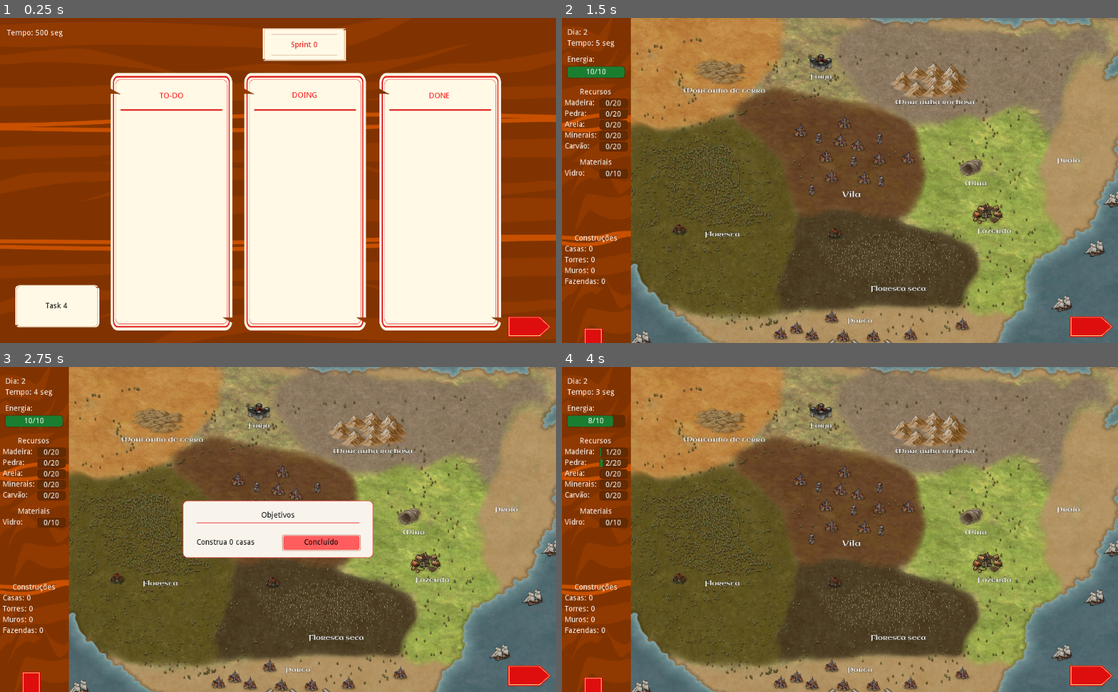
Above: before the commit, frames 1-4 (two rows, left to right).
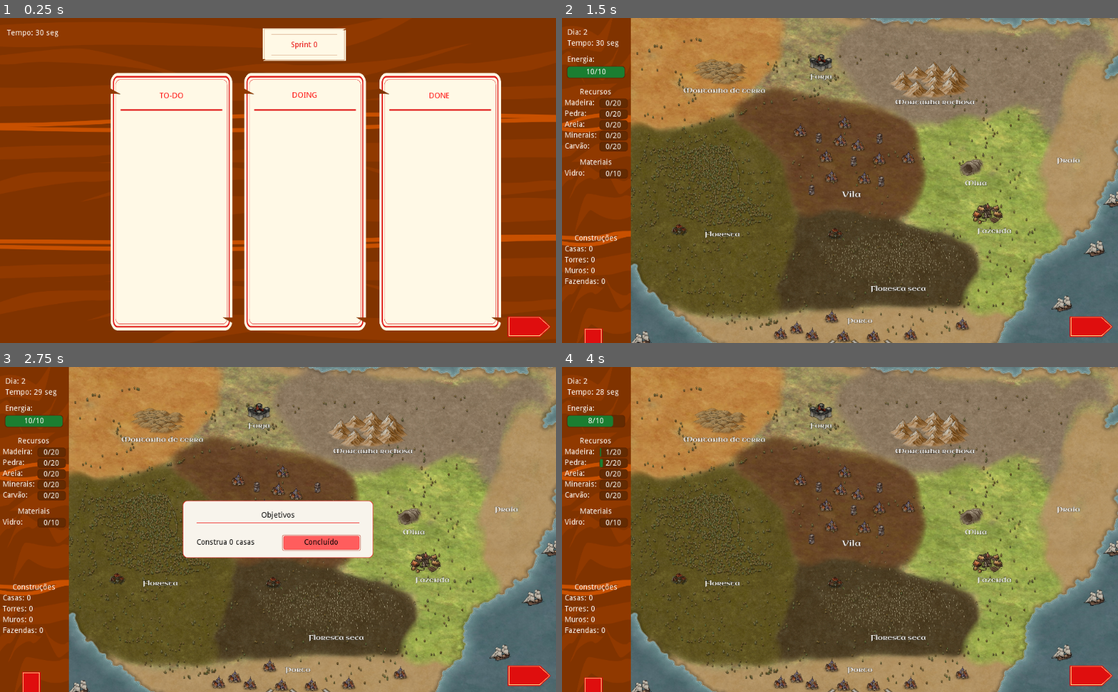
Above: after the commit, the same moments.

Repository: Gebp/TCC
Game: Godot game, scene res://Telas/3-Planejamento.tscn
The game is run twice, just before and just after one commit, with the same random seed, the same clock (stepped at 60 frames per second) and the same inputs. This scene is started directly instead of the project's main scene.
Inputs (mouse positions are in pixels of both pictures, inside the frame that each line leads up to):
- Up to frame 1 (0.25 s): no input
- Up to frame 2 (1.5 s): click (1090, 326) at 0.5 s; click (1090, 326) at 1.25 s
- Up to frame 3 (2.75 s): click (33, 691) at 2 s
- Up to frame 4 (4 s): click (712, 536) at 2.75 s; click (928, 428) at 3.5 s

The runs differ from the first frame. In frame 1, 2.0% of the frame differs, in the area x 2-18%, y 3-96%; in frame 2, less than 0.1%; in frame 3, less than 0.1%; in frame 4, less than 0.1%.

Commit message:
Ajustes

Diff:
--- a/Agile_Vilage/Scripts/Btn_scripts/btn_p3.gd
+++ /dev/null
@@ -1,4 +0,0 @@
-extends Control
-
-func _on_Executar_pressed():
-	get_tree().change_scene("res://Telas/4-Execucao.tscn")
--- a/Agile_Vilage/Scripts/Btn_scripts/btn_p4.gd
+++ b/Agile_Vilage/Scripts/Btn_scripts/btn_p4.gd
@@ -11,3 +11,9 @@
 		GlobalVar.dia = 1
 		GlobalVar.sprint += 1
 		get_tree().change_scene("res://Telas/3-Planejamento.tscn")
+
+func _on_Continuar_mouse_entered():
+	self.modulate = 'd2d2d2'
+
+func _on_Continuar_mouse_exited():
+	self.modulate = 'ffffff'
--- a/Agile_Vilage/Scripts/Btn_scripts/btn_p5.gd
+++ b/Agile_Vilage/Scripts/Btn_scripts/btn_p5.gd
@@ -37,3 +37,9 @@
 	# Validador do objetivo selecionado
 	GlobalVar.obj = 0
 	get_tree().change_scene("res://Telas/1-MenuInicial.tscn")
+
+func _on_Reiniciar_mouse_entered():
+	self.modulate = 'd2d2d2'
+
+func _on_Reiniciar_mouse_exited():
+	self.modulate = 'ffffff'
--- a/Agile_Vilage/Scripts/Singleton/global_var.gd
+++ b/Agile_Vilage/Scripts/Singleton/global_var.gd
@@ -41,3 +41,6 @@
 
 # Validador do objetivo selecionado
 var obj = 0
+
+# Tasks
+var task = []
--- a/Agile_Vilage/Scripts/menu_execucao.gd
+++ b/Agile_Vilage/Scripts/menu_execucao.gd
@@ -1,6 +1,6 @@
 extends Node
 
-var tempo = 5
+var tempo = 30
 
 func _ready():
 	$Tempo_exec.text = 'Tempo: ' + str(tempo) + ' seg'
--- a/Agile_Vilage/Scripts/menu_plan.gd
+++ b/Agile_Vilage/Scripts/menu_plan.gd
@@ -1,6 +1,6 @@
 extends Node
 
-var tempo = 500
+var tempo = 30
 
 func _ready():
 	$Tempo_plan.text = 'Tempo: ' + str(tempo) + ' seg'
--- a/Agile_Vilage/Scripts/objetivos.gd
+++ b/Agile_Vilage/Scripts/objetivos.gd
@@ -34,6 +34,7 @@
 		$Mensagem_inicial/TextoIntro.bbcode_text = texto_padrao + "Durante esse período de teste, informo-lhe que nos últimos …(309 unchanged characters)…
 		$TextObj.text = str('Construa:\n\n5 casas')
 		GlobalVar.obj_casas = 5
+		GlobalVar.task = ['Task 1', 'Task 2', 'Task 3', 'Task 4']
 	if i == 1:
 		$Mensagem_inicial/TextoIntro.bbcode_text = texto_padrao + "[color=red]Objetivo 2"
 		$TextObj.text = str('Objetivo 2')
@@ -56,3 +57,9 @@
 
 func _on_Iniciar_proj_pressed():
 	get_tree().change_scene("res://Telas/3-Planejamento.tscn")
+
+func _on_Iniciar_proj_mouse_entered():
+	$Iniciar_proj.modulate = 'd2d2d2'
+
+func _on_Iniciar_proj_mouse_exited():
+	$Iniciar_proj.modulate = 'ffffff'
--- a/Agile_Vilage/Scripts/plan.gd
+++ b/Agile_Vilage/Scripts/plan.gd
@@ -2,7 +2,7 @@
 
 onready var card = preload("res://Objetos/TaskCard.tscn")
 var tasks = []
-var task_cards = ['Task 1', 'Task 2', 'Task 3', 'Task 4']
+var task_cards = GlobalVar.task
 
 func _ready():
 	var v = 0
@@ -26,3 +26,12 @@
 	tasks.erase(item)
 	add_child(item)
 	print(tasks)
+
+func _on_Executar_pressed():
+	get_tree().change_scene("res://Telas/4-Execucao.tscn")
+
+func _on_Executar_mouse_entered():
+	$Executar.modulate = 'd2d2d2'
+
+func _on_Executar_mouse_exited():
+	$Executar.modulate = 'ffffff'
--- a/Agile_Vilage/Telas/1-MenuInicial.tscn
+++ b/Agile_Vilage/Telas/1-MenuInicial.tscn
@@ -1,6 +1,7 @@
-[gd_scene load_steps=5 format=2]
+[gd_scene load_steps=6 format=2]
 
 [ext_resource path="res://Imagens/Background/Background Inicio v2.png" type="Texture" id=1]
+[ext_resource path="res://styles/btn.tres" type="Theme" id=2]
 [ext_resource path="res://Imagens/Background/Mesa.png" type="Texture" id=3]
 [ext_resource path="res://Scripts/Btn_scripts/btn_p1.gd" type="Script" id=4]
 
@@ -34,26 +35,20 @@
 "_edit_lock_": true
 }
 
-[node name="ColorRect" type="ColorRect" parent="Area2D"]
-margin_left = 15.0
-margin_top = 241.0
-margin_right = 224.0
-margin_bottom = 281.0
-color = Color( 0.0117647, 0.376471, 0, 1 )
+[node name="Iniciar" type="Button" parent="."]
+margin_left = 16.0
+margin_top = 240.0
+margin_right = 225.0
+margin_bottom = 279.0
+theme = ExtResource( 2 )
+script = ExtResource( 4 )
 
-[node name="Iniciar" type="TextureButton" parent="Area2D/ColorRect"]
+[node name="IniciarText" type="Label" parent="Iniciar"]
+margin_left = -1.0
 margin_right = 209.0
-margin_bottom = 40.0
-script = ExtResource( 4 )
-__meta__ = {
-"_edit_use_anchors_": true
-}
-
-[node name="IniciarText" type="Label" parent="Area2D/ColorRect"]
-margin_right = 208.0
 margin_bottom = 40.0
 text = "Iniciar"
 align = 1
 valign = 1
 
-[connection signal="pressed" from="Area2D/ColorRect/Iniciar" to="Area2D/ColorRect/Iniciar" method="_on_Iniciar_pressed"]
+[connection signal="pressed" from="Iniciar" to="Iniciar" method="_on_Iniciar_pressed"]
--- a/Agile_Vilage/Telas/2-SelecionarObjetivo.tscn
+++ b/Agile_Vilage/Telas/2-SelecionarObjetivo.tscn
@@ -102,4 +102,6 @@
 [connection signal="value_changed" from="Objetivo/QtdSprint" to="Objetivo" method="_on_QtdSprint_value_changed"]
 [connection signal="item_selected" from="Objetivo/ListaObj" to="Objetivo" method="_on_ListaObj_item_selected"]
 [connection signal="item_selected" from="Objetivo/ListaObj" to="Objetivo/ListaObj" method="_on_ListaObj_item_selected"]
+[connection signal="mouse_entered" from="Objetivo/Iniciar_proj" to="Objetivo" method="_on_Iniciar_proj_mouse_entered"]
+[connection signal="mouse_exited" from="Objetivo/Iniciar_proj" to="Objetivo" method="_on_Iniciar_proj_mouse_exited"]
 [connection signal="pressed" from="Objetivo/Iniciar_proj" to="Objetivo" method="_on_Iniciar_proj_pressed"]
--- a/Agile_Vilage/Telas/3-Planejamento.tscn
+++ b/Agile_Vilage/Telas/3-Planejamento.tscn
@@ -1,9 +1,8 @@
-[gd_scene load_steps=11 format=2]
+[gd_scene load_steps=10 format=2]
 
 [ext_resource path="res://Imagens/Background/Mesa.png" type="Texture" id=1]
 [ext_resource path="res://Imagens/Cards/QuadroKanban.png" type="Texture" id=2]
 [ext_resource path="res://Imagens/Btns/Botao_prox.png" type="Texture" id=3]
-[ext_resource path="res://Scripts/Btn_scripts/btn_p3.gd" type="Script" id=4]
 [ext_resource path="res://Scripts/menu_plan.gd" type="Script" id=5]
 [ext_resource path="res://Imagens/Cards/Info.png" type="Texture" id=6]
 [ext_resource path="res://Scripts/tk_pos.gd" type="Script" id=7]
@@ -27,18 +26,6 @@
 __meta__ = {
 "_edit_lock_": true
 }
-
-[node name="Executar" type="TextureButton" parent="."]
-margin_left = 935.0
-margin_top = 550.0
-margin_right = 1015.0
-margin_bottom = 590.0
-script = ExtResource( 4 )
-
-[node name="BotaoProx" type="Sprite" parent="Executar"]
-position = Vector2( 40, 20 )
-scale = Vector2( 0.180131, 0.199761 )
-texture = ExtResource( 3 )
 
 [node name="Kanban" type="CanvasLayer" parent="."]
 layer = -1
@@ -158,12 +145,22 @@
 [node name="CardsPos" type="Area2D" parent="."]
 position = Vector2( 92, 521 )
 script = ExtResource( 7 )
-__meta__ = {
-"_edit_lock_": true
-}
 
 [node name="CollisionShape2D" type="CollisionShape2D" parent="CardsPos"]
 shape = SubResource( 2 )
 
-[connection signal="pressed" from="Executar" to="Executar" method="_on_Executar_pressed"]
+[node name="Executar" type="TextureButton" parent="."]
+margin_left = 935.0
+margin_top = 550.0
+margin_right = 1015.0
+margin_bottom = 590.0
+
+[node name="BotaoProx" type="Sprite" parent="Executar"]
+position = Vector2( 40, 20 )
+scale = Vector2( 0.180131, 0.199761 )
+texture = ExtResource( 3 )
+
 [connection signal="timeout" from="Cabecalho/T_plan" to="Cabecalho" method="_on_T_plan_timeout"]
+[connection signal="mouse_entered" from="Executar" to="." method="_on_Executar_mouse_entered"]
+[connection signal="mouse_exited" from="Executar" to="." method="_on_Executar_mouse_exited"]
+[connection signal="pressed" from="Executar" to="." method="_on_Executar_pressed"]
--- a/Agile_Vilage/Telas/4-Execucao.tscn
+++ b/Agile_Vilage/Telas/4-Execucao.tscn
@@ -855,4 +855,6 @@
 [connection signal="pressed" from="Campos/PopVila/BtnCasa" to="Campos" method="_on_BtnCasa_pressed"]
 [connection signal="popup_hide" from="Campos/PopForja" to="Campos/PopForja" method="_on_PopVila_popup_hide"]
 [connection signal="pressed" from="Campos/PopForja/BtnVidro" to="Campos" method="_on_BtnVidro_pressed"]
+[connection signal="mouse_entered" from="Continuar" to="Continuar" method="_on_Continuar_mouse_entered"]
+[connection signal="mouse_exited" from="Continuar" to="Continuar" method="_on_Continuar_mouse_exited"]
 [connection signal="pressed" from="Continuar" to="Continuar" method="_on_Continuar_pressed"]
--- a/Agile_Vilage/Telas/5-Resultado.tscn
+++ b/Agile_Vilage/Telas/5-Resultado.tscn
@@ -8,7 +8,7 @@
 [sub_resource type="RectangleShape2D" id=1]
 extents = Vector2( 110, 192.5 )
 
-[node name="Planejamento" type="Node2D"]
+[node name="Resultado" type="Node2D"]
 
 [node name="Background" type="CanvasLayer" parent="."]
 layer = -1
@@ -69,4 +69,6 @@
 scale = Vector2( 0.327511, 0.30622 )
 texture = ExtResource( 2 )
 
+[connection signal="mouse_entered" from="Reiniciar" to="Reiniciar" method="_on_Reiniciar_mouse_entered"]
+[connection signal="mouse_exited" from="Reiniciar" to="Reiniciar" method="_on_Reiniciar_mouse_exited"]
 [connection signal="pressed" from="Reiniciar" to="Reiniciar" method="_on_Reiniciar_pressed"]
--- /dev/null
+++ b/Agile_Vilage/styles/btn.tres
@@ -0,0 +1,45 @@
+[gd_resource type="Theme" load_steps=4 format=2]
+
+[sub_resource type="StyleBoxFlat" id=2]
+bg_color = Color( 0.0313726, 0.243137, 0.0941176, 1 )
+border_width_left = 1
+border_width_top = 1
+border_width_right = 1
+border_width_bottom = 1
+border_color = Color( 0, 0.117647, 0.0313726, 1 )
+border_blend = true
+corner_radius_top_left = 5
+corner_radius_top_right = 5
+corner_radius_bottom_right = 5
+corner_radius_bottom_left = 5
+
+[sub_resource type="StyleBoxFlat" id=1]
+bg_color = Color( 0.0313726, 0.313726, 0.0941176, 1 )
+border_width_left = 1
+border_width_top = 1
+border_width_right = 1
+border_width_bottom = 1
+border_color = Color( 0, 0.164706, 0.0313726, 1 )
+border_blend = true
+corner_radius_top_left = 5
+corner_radius_top_right = 5
+corner_radius_bottom_right = 5
+corner_radius_bottom_left = 5
+
+[sub_resource type="StyleBoxFlat" id=3]
+bg_color = Color( 0.0313726, 0.184314, 0.0941176, 1 )
+border_width_left = 1
+border_width_top = 1
+border_width_right = 1
+border_width_bottom = 1
+border_color = Color( 0, 0.0980392, 0.0313726, 1 )
+border_blend = true
+corner_radius_top_left = 5
+corner_radius_top_right = 5
+corner_radius_bottom_right = 5
+corner_radius_bottom_left = 5
+
+[resource]
+Button/styles/hover = SubResource( 2 )
+Button/styles/normal = SubResource( 1 )
+Button/styles/pressed = SubResource( 3 )
